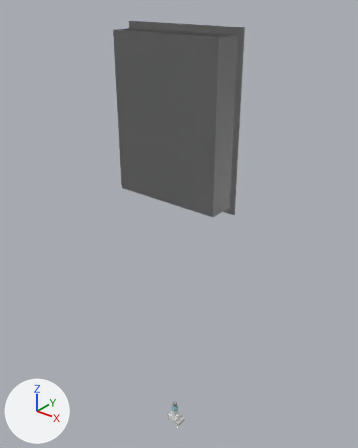
Before and after pictures for a commit that changed the Blender file art/blender/medicine_cabinets.blend.
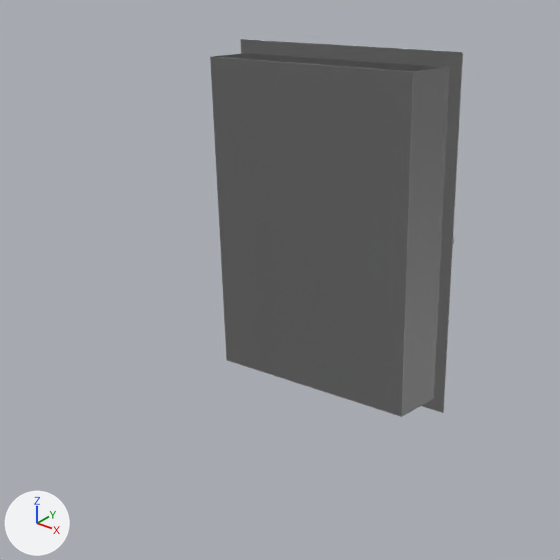
Each version is shown whole from a 50 mm camera at (1.149, -1.403, 1.96) aimed at (-0.02, 0.059, 1.054), then close up on the part from 1% to 82% of the width and 0% to 65% of the height. The lights are fixed; the arrows at lower left show +X, +Y and +Z. The older version's two pictures come first. The close-ups show mesh edges as thin lines.

Names of what the first close-up shows: 'MedicineRight__Body_ON_enamel'.
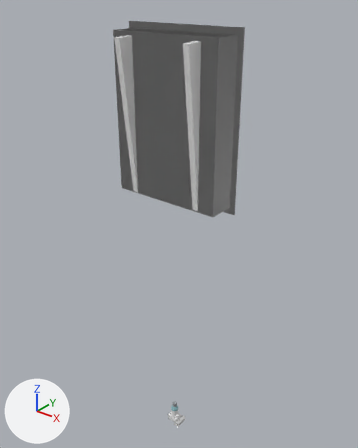
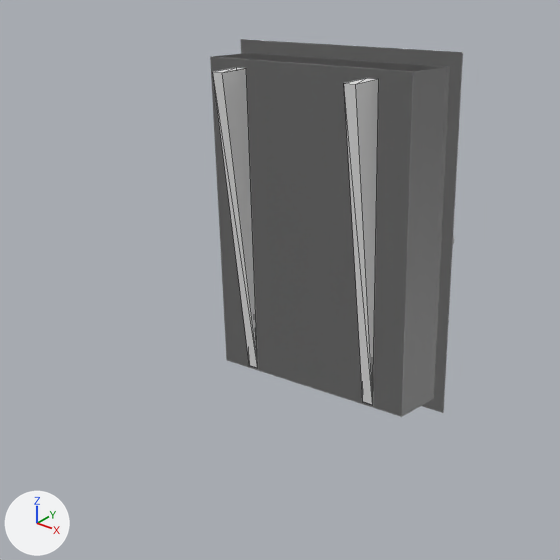
Pixel boxes (x1, y1, x2, y2) of what changed, in the close-ups (560 x 560 px):
'MedicineLeftDown6__Body_ON_enamel', added
    after: (213, 67, 379, 405)

What the commit changed:
Mesh me_medicineleftdown6__body_on_enamel is new.
It has 16 vertices, 24 faces and spans x -0.162..0.162, y -0.12..-0.058, z 1.205..1.795.
It uses material mat_enamel (its picture is missing).
Object 'MedicineLeftDown6__Body_ON_enamel' (ob_medicineleftdown6__body_on_enamel) is new; it shows me_medicineleftdown6__body_on_enamel.
Its location is (0.0, 0.0, 0.0).
